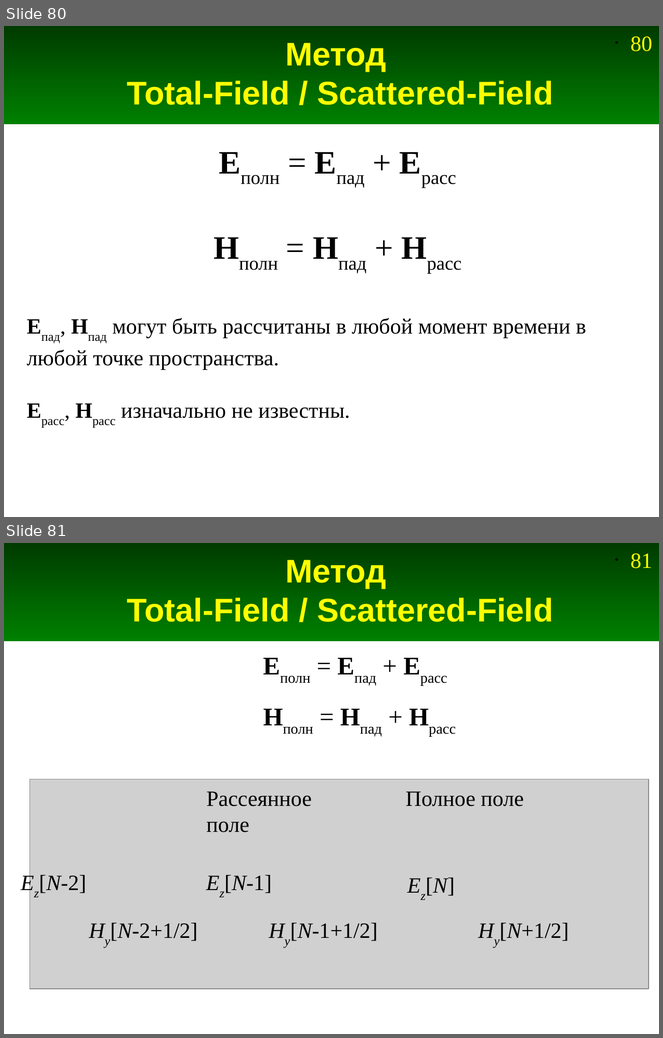
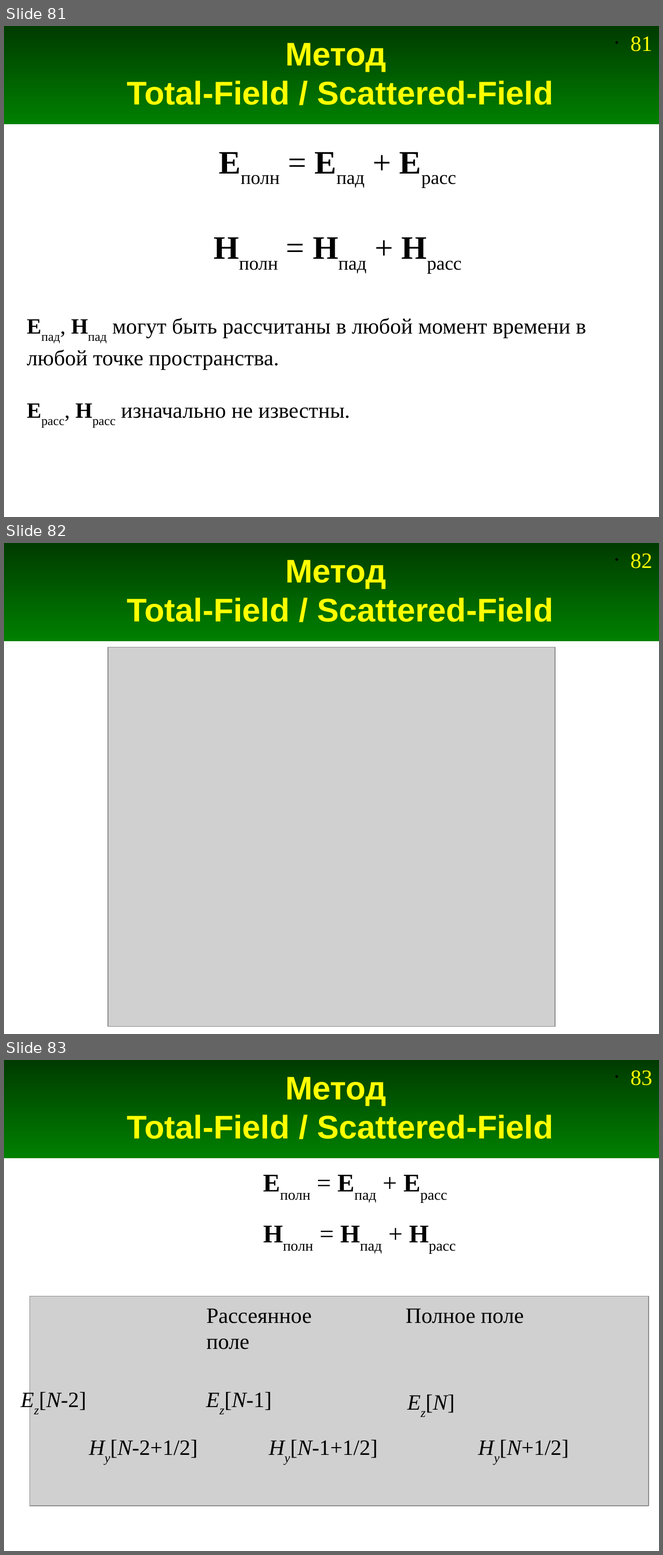
Before and after one commit to andris0147sv/modelling, a slide deck: presentations/2. FDTD.odp. Shown one above the other, each under a label of ours: slides 80 and 81 before the commit, slides 81, 82 and 83 after it. The pictures are 663x1038 and 663x1555 pixels, drawn with LibreOffice and Linux fonts; fonts in the diff are those of the drawing; grey boxes stand for pictures. Boxes give left, top, right and bottom in pixels: in the first picture for what was removed or moved away, otherwise in the second. Text is boxed around its words. In the diff, an @@ line names an element or a change of style, - is before the commit and + after.

```diff
--- a/presentations/2. FDTD.odp
+++ b/presentations/2. FDTD.odp
@@ slide 82 added at box(4, 543, 659, 1034), background #FFFFFF; not listed: 2 template elements that a slide beside it also shows @@
@@ title added at box(127, 560, 554, 622), 36 pt, text #FFFF00, bold @@
+Метод
+Total-Field / Scattered-Field
@@ picture added at box(108, 647, 556, 1027) @@
@@ what was slide 80 is now slide 81 @@
@@ page number at box(631, 36, 652, 51): text changed @@
-• 80
+• 81
@@ what was slide 81 is now slide 83 @@
@@ page number at box(631, 1070, 652, 1085): text changed @@
-• 81
+• 83
```
Also in this commit, not shown: 1 other slide added.
